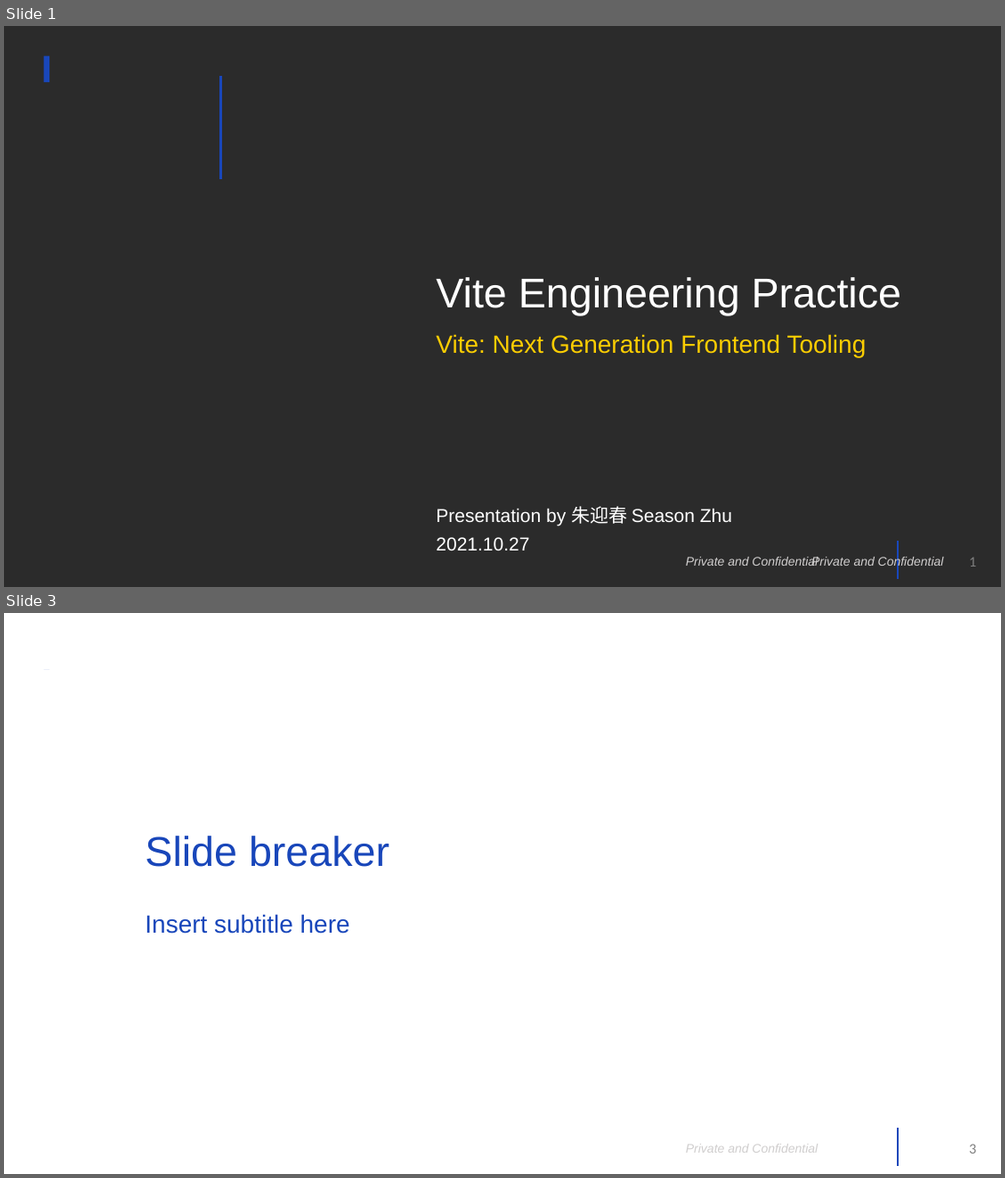
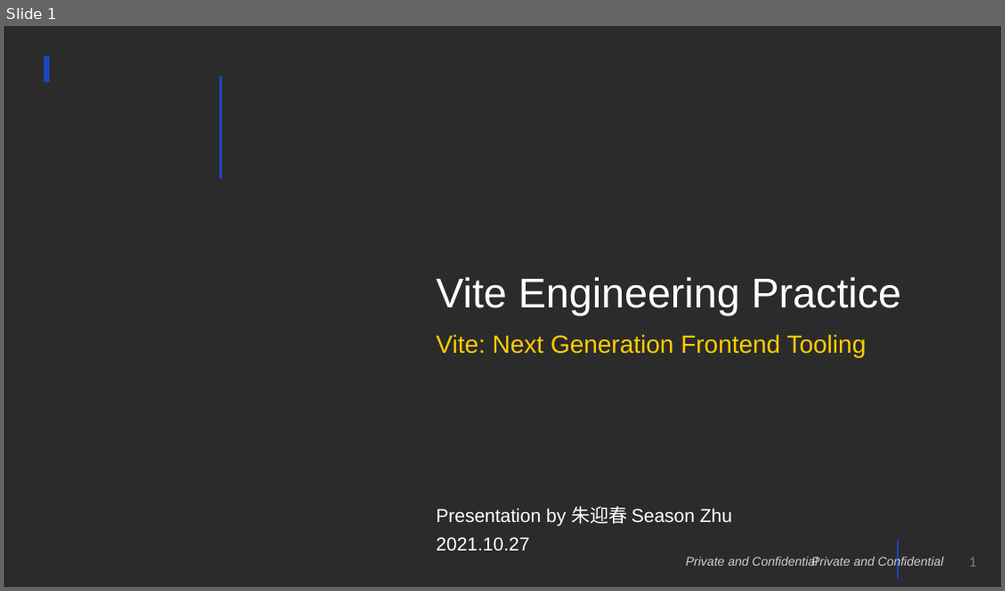
Before and after one commit to season19840122/Course, a slide deck: Vite2 项目工程化和原理剖析/Vite Engineering Practice.pptx. Shown one above the other, each under a label of ours: slides 1 and 3 before the commit, slide 1 after it; the slides between them are not shown. The pictures are 1005x1178 and 1005x591 pixels, drawn with LibreOffice and Linux fonts; fonts in the diff are those of the drawing; background and template pictures are left out; a plain dark background stands for a picture behind light text. Boxes give left, top, right and bottom in pixels: in the first picture for what was removed or moved away, otherwise in the second. Text is boxed around its words. In the diff, an @@ line names an element or a change of style, - is before the commit and + after.

```diff
--- a/Vite2 项目工程化和原理剖析/Vite Engineering Practice.pptx
+++ b/Vite2 项目工程化和原理剖析/Vite Engineering Practice.pptx
@@ slide 3 removed at <box>4,613,1001,1174</box>, background picture (left out); not listed: 4 template elements that a slide beside it also shows @@
@@ rectangle removed at <box>4,636,59,669</box> @@
@@ rectangle removed at <box>841,629,1001,730</box> @@
@@ title removed at <box>145,835,389,867</box> @@
-Slide breaker
@@ text removed at <box>145,914,350,933</box> @@
-Insert subtitle here
```
Also in this commit, not shown: 1 slide changed, 21 slides added, 8 other slides removed, 39 other files.
